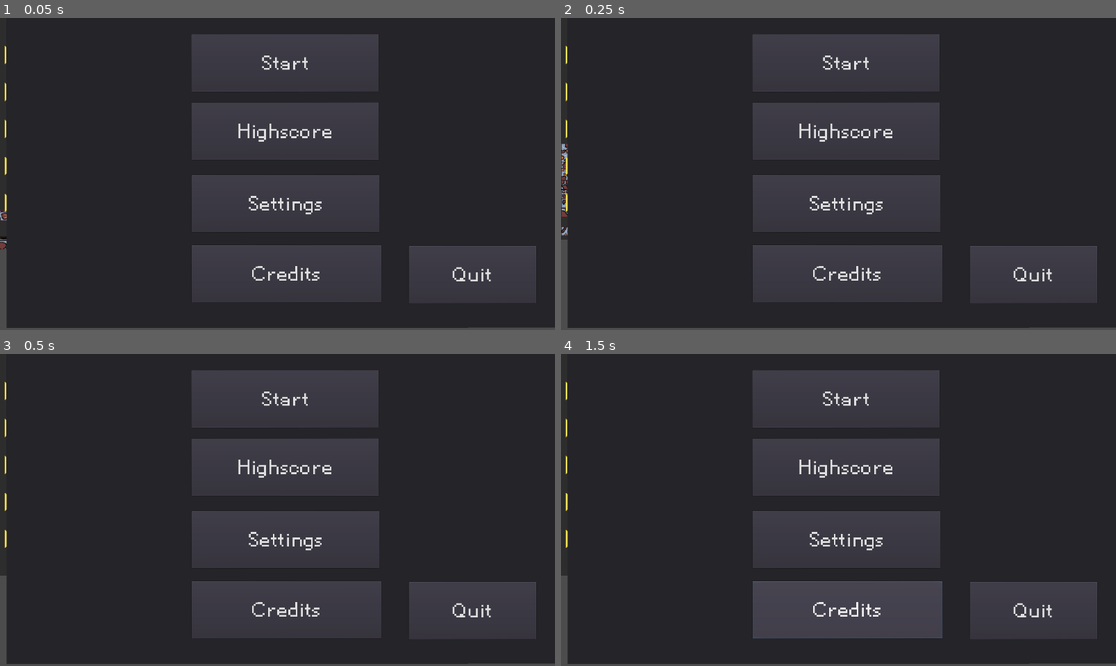
Above: before the commit, frames 1-4 (two rows, left to right).
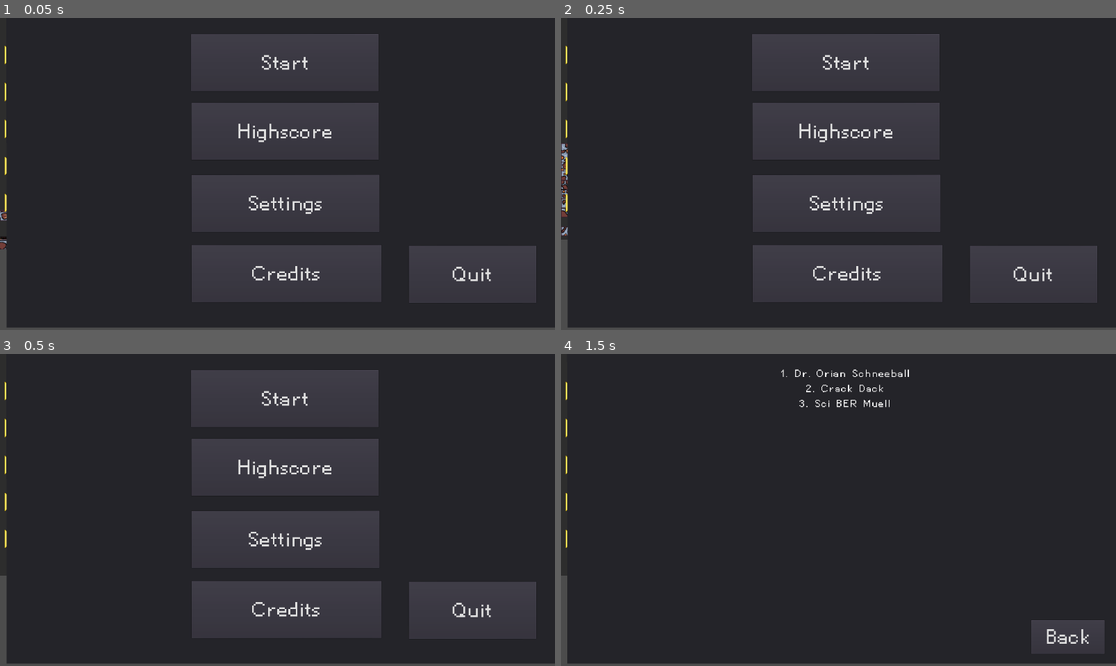
Above: after the commit, the same moments.

Repository: DorianSnowball/amazeing-mine
Game: Godot game, scene res://MainUI.tscn
Two runs of this game, one before a commit and one after it. Both use one fixed random seed, a clock stepped at 60 frames per second and the inputs below.
Inputs:
- Up to frame 1 (0.05 s): no input
- Up to frame 2 (0.25 s): no input
- Up to frame 3 (0.5 s): no input
- Up to frame 4 (1.5 s): click "Highscore" at 0.5 s; click "Credits" at 1.25 s

The runs differ from the first frame. In frame 1, 0.4% of the frame differs, in the area x 34-89%, y 5-85%; in frame 2, 0.4%; in frame 3, 0.4%; in frame 4, 21%, in the area x 1-98%, y 4-96%.

Commit message:
More Extra Nerdy Userinterface

Diff:
--- /dev/null
+++ b/game/Credits.gd
@@ -0,0 +1,18 @@
+extends Panel
+
+
+# Declare member variables here. Examples:
+# var a = 2
+# var b = "text"
+func back():
+    visible = false
+# Called when the node enters the scene tree for the first time.
+func _ready():
+    $"Back".connect("pressed",self,"back")
+    pass # Replace with function body.
+
+
+
+# Called every frame. 'delta' is the elapsed time since the previous frame.
+#func _process(delta):
+#    pass
--- /dev/null
+++ b/game/Highscore.gd
@@ -0,0 +1,19 @@
+extends Panel
+
+
+# Declare member variables here. Examples:
+# var a = 2
+# var b = "text"
+
+func back():
+    print("highscore back")
+    visible = false
+# Called when the node enters the scene tree for the first time.
+func _ready():
+    $"Back".connect("pressed",self,"back")
+    pass # Replace with function body.
+
+
+# Called every frame. 'delta' is the elapsed time since the previous frame.
+#func _process(delta):
+#    pass
--- a/game/menu.gd
+++ b/game/menu.gd
@@ -4,12 +4,14 @@
     visible = false
 
 func button_highscore():
-    pass
+    $"Highscore".visible = true
 
 func button_settings():
     pass
+
 func button_credits():
-    pass
+    $"Credits".visible = true
+
 func button_quit():
     get_tree().quit()
 
--- a/game/menu.tscn
+++ b/game/menu.tscn
@@ -1,13 +1,29 @@
-[gd_scene load_steps=6 format=2]
+[gd_scene load_steps=11 format=2]
 
 [ext_resource path="res://Pixellettersfull-BnJ5.ttf" type="DynamicFontData" id=1]
 [ext_resource path="res://menu.gd" type="Script" id=2]
+[ext_resource path="res://Highscore.gd" type="Script" id=3]
+[ext_resource path="res://Credits.gd" type="Script" id=4]
 
 [sub_resource type="CanvasItemMaterial" id=1]
 
 [sub_resource type="Theme" id=2]
 
 [sub_resource type="DynamicFont" id=3]
+size = 100
+font_data = ExtResource( 1 )
+
+[sub_resource type="DynamicFont" id=4]
+size = 50
+extra_spacing_top = 7
+extra_spacing_char = 2
+font_data = ExtResource( 1 )
+
+[sub_resource type="DynamicFont" id=5]
+size = 100
+font_data = ExtResource( 1 )
+
+[sub_resource type="DynamicFont" id=6]
 size = 100
 font_data = ExtResource( 1 )
 
@@ -16,9 +32,9 @@
 anchor_right = 1.0
 anchor_bottom = 1.0
 margin_left = 22.4402
-margin_top = -6.72147
+margin_top = -8.05631
 margin_right = 22.4402
-margin_bottom = -6.72144
+margin_bottom = -8.05627
 rect_pivot_offset = Vector2( 1174.87, 469.437 )
 theme = SubResource( 2 )
 script = ExtResource( 2 )
@@ -29,24 +45,24 @@
 [node name="ButtonStart" type="Button" parent="."]
 anchor_left = 0.5
 anchor_right = 0.5
+margin_left = -321.335
+margin_top = 63.9648
+margin_right = 327.054
+margin_bottom = 261.965
+custom_fonts/font = SubResource( 3 )
+custom_colors/font_color_disabled = Color( 0, 0, 0, 1 )
+text = "Start"
+__meta__ = {
+"_edit_use_anchors_": false
+}
+
+[node name="ButtonHighscore" type="Button" parent="."]
+anchor_left = 0.5
+anchor_right = 0.5
 margin_left = -320.0
-margin_top = 63.9648
+margin_top = 301.566
 margin_right = 328.389
-margin_bottom = 261.965
-custom_fonts/font = SubResource( 3 )
-custom_colors/font_color_disabled = Color( 0, 0, 0, 1 )
-text = "Start"
-__meta__ = {
-"_edit_use_anchors_": false
-}
-
-[node name="ButtonHighscore" type="Button" parent="."]
-anchor_left = 0.5
-anchor_right = 0.5
-margin_left = -320.0
-margin_top = 300.231
-margin_right = 328.389
-margin_bottom = 498.231
+margin_bottom = 499.566
 custom_fonts/font = SubResource( 3 )
 custom_colors/font_color_disabled = Color( 0, 0, 0, 1 )
 text = "Highscore"
@@ -95,3 +111,109 @@
 __meta__ = {
 "_edit_use_anchors_": false
 }
+
+[node name="Highscore" type="Panel" parent="."]
+visible = false
+anchor_right = 1.0
+anchor_bottom = 1.0
+margin_left = -1.33484
+margin_right = -1.33484
+script = ExtResource( 3 )
+__meta__ = {
+"_edit_use_anchors_": false
+}
+
+[node name="RichTextLabel" type="RichTextLabel" parent="Highscore"]
+anchor_left = 0.5
+anchor_right = 0.5
+margin_left = -623.414
+margin_top = 46.7573
+margin_right = 623.586
+margin_bottom = 1018.76
+custom_fonts/normal_font = SubResource( 4 )
+bbcode_enabled = true
+bbcode_text = "[center]1. Dr. Orian Schneeball[/center]
+[center]2. Crack Dack[/center]
+[center]3. Sci BER Muell[/center]"
+meta_underlined = false
+text = "1. Dr. Orian Schneeball
+2. Crack Dack
+3. Sci BER Muell"
+__meta__ = {
+"_edit_use_anchors_": false
+}
+
+[node name="Back" type="Button" parent="Highscore"]
+margin_left = 1604.81
+margin_top = 929.527
+margin_right = 1858.81
+margin_bottom = 1046.53
+custom_fonts/font = SubResource( 5 )
+text = "Back"
+__meta__ = {
+"_edit_use_anchors_": false
+}
+
+[node name="Credits" type="Panel" parent="."]
+visible = false
+anchor_right = 1.0
+anchor_bottom = 1.0
+script = ExtResource( 4 )
+__meta__ = {
+"_edit_use_anchors_": false
+}
+
+[node name="Label4" type="Label" parent="Credits"]
+margin_left = 458.691
+margin_top = 66.6081
+margin_right = 1424.69
+margin_bottom = 169.608
+custom_fonts/font = SubResource( 6 )
+text = "Cradac"
+__meta__ = {
+"_edit_use_anchors_": false
+}
+
+[node name="Label5" type="Label" parent="Credits"]
+margin_left = 81.0961
+margin_top = 225.0
+margin_right = 1047.1
+margin_bottom = 328.0
+custom_fonts/font = SubResource( 6 )
+text = "Cybermuell"
+__meta__ = {
+"_edit_use_anchors_": false
+}
+
+[node name="Label6" type="Label" parent="Credits"]
+margin_left = 918.311
+margin_top = 299.953
+margin_right = 1884.31
+margin_bottom = 402.953
+custom_fonts/font = SubResource( 6 )
+text = "DorianSnowball"
+__meta__ = {
+"_edit_use_anchors_": false
+}
+
+[node name="Label7" type="Label" parent="Credits"]
+margin_left = 926.796
+margin_top = 565.826
+margin_right = 1892.8
+margin_bottom = 668.826
+custom_fonts/font = SubResource( 6 )
+text = "Zwerg Sprite Typ"
+__meta__ = {
+"_edit_use_anchors_": false
+}
+
+[node name="Back" type="Button" parent="Credits"]
+margin_left = 1604.81
+margin_top = 929.527
+margin_right = 1858.81
+margin_bottom = 1046.53
+custom_fonts/font = SubResource( 5 )
+text = "Back"
+__meta__ = {
+"_edit_use_anchors_": false
+}
Not shown, added: game/Sprites/Rope.png.import
